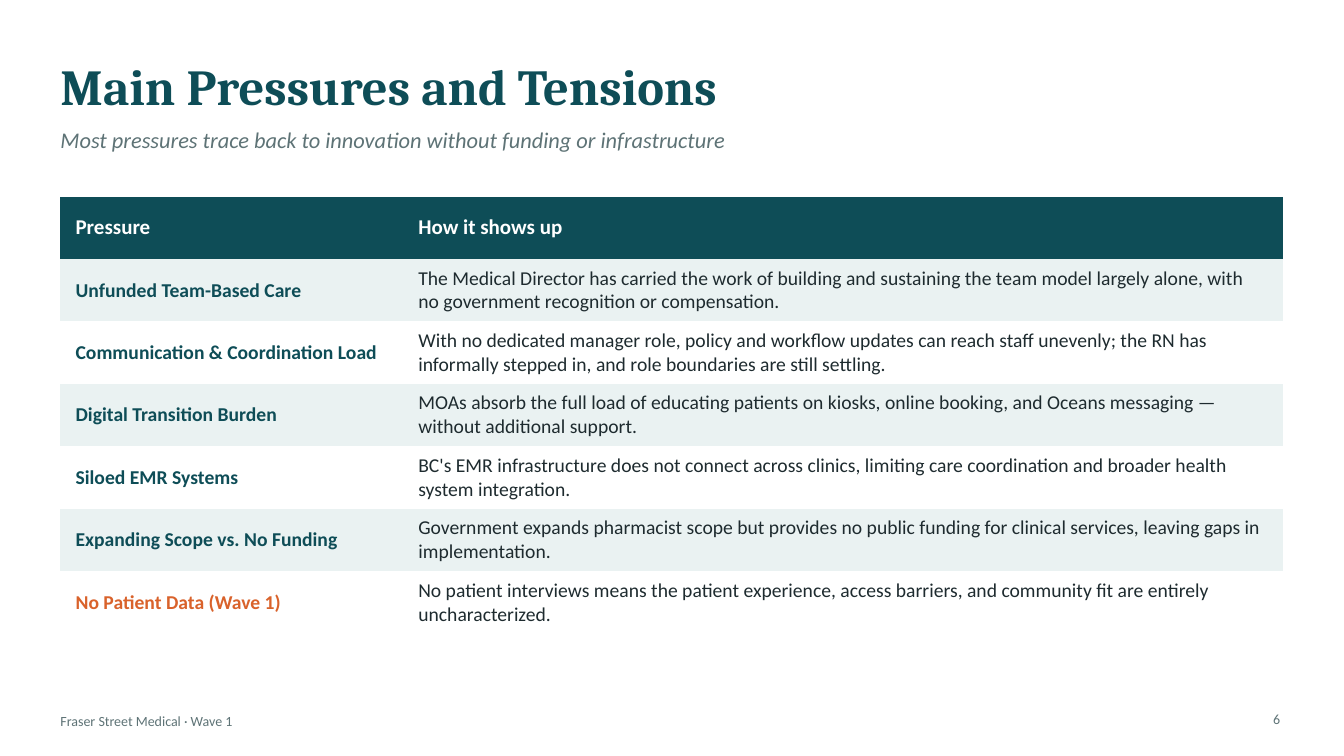
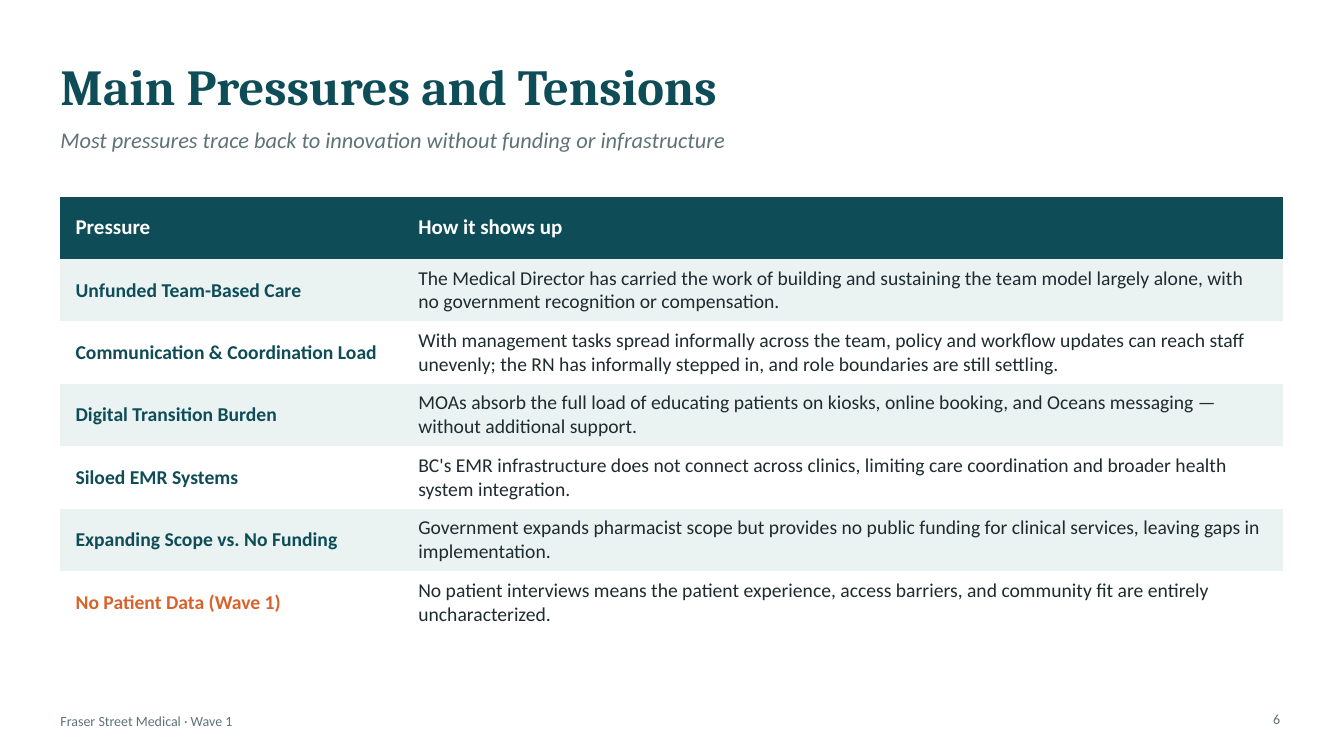
Before and after one commit to noriki-tec/PFwritinghelper, a slide deck: slide 6 of Fraser_Street_Medical_Wave1_Summary.pptx. Drawn at 1344x756 pixels with LibreOffice and Linux fonts; fonts in the diff are those of the drawing. Boxes give left, top, right and bottom in pixels: in the first picture for what was removed or moved away, otherwise in the second. Text is boxed around its words. In the diff, an @@ line names an element or a change of style, - is before the commit and + after.

```diff
--- a/Fraser_Street_Medical_Wave1_Summary.pptx
+++ b/Fraser_Street_Medical_Wave1_Summary.pptx
@@ table at [60, 197, 1284, 625] @@
-row 3, column 2: With no dedicated manager role, policy and workflow updates can reach staff unevenly; the RN has informally stepped in, and role boundaries are still settling.
+row 3, column 2: With management tasks spread informally across the team, policy and workflow updates can reach staff unevenly; the RN has informally stepped in, and role boundaries are still settling.
```
